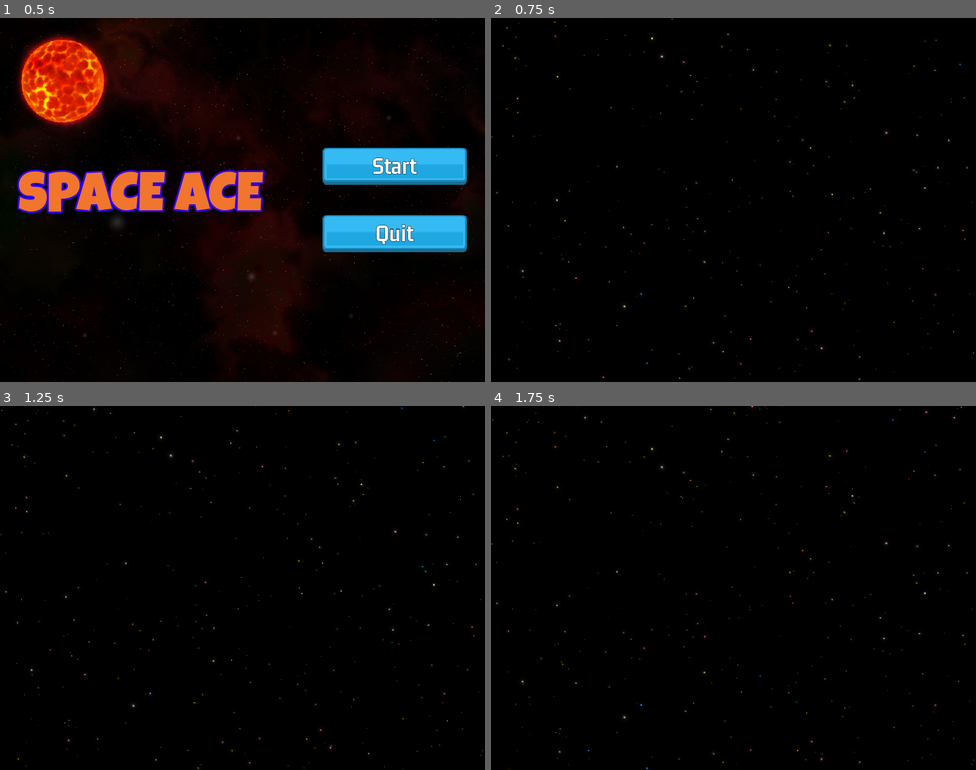
Above: before the commit, frames 1-4 (two rows, left to right).
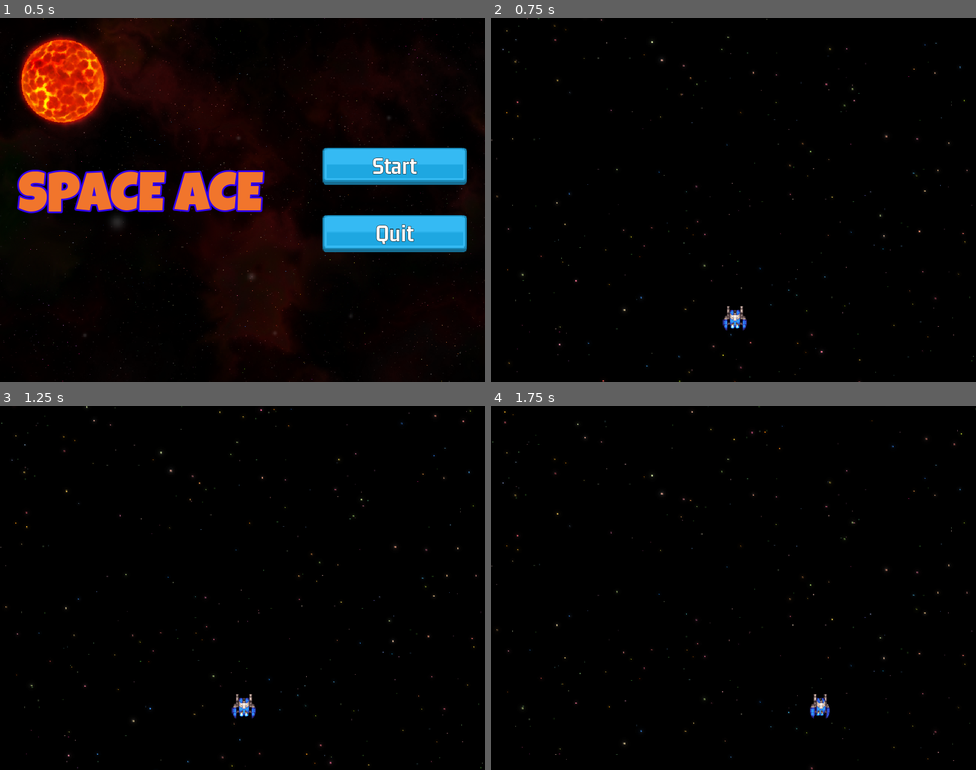
Above: after the commit, the same moments.

Repository: fj0lverkr/space-ace
Game: Godot game, scene res://scenes/main/main.tscn
Same seed, same stepped clock (60 frames per second), same inputs: the game is played once before the commit and once after it.
Inputs:
- Up to frame 1 (0.5 s): no input
- Up to frame 2 (0.75 s): click "Start" at 0.5 s
- Up to frame 3 (1.25 s): no input
- Up to frame 4 (1.75 s): hold D (right, bound only after the commit) from 1.28 s (still down)

Frame 1 is identical in both runs. In frame 2, 0.7% of the frame differs, in the area x 0-100%, y 0-100%; in frame 3, 0.8%; in frame 4, 0.8%.

Commit message:
player movement

Diff:
--- a/project.godot
+++ b/project.godot
@@ -40,6 +40,32 @@
 "events": [Object(InputEventKey,"resource_local_to_scene":false,"resource_name":"","device":-1,"window_id":0,"alt_press …(195 unchanged characters)…
 ]
 }
+up={
+"deadzone": 0.5,
+"events": [Object(InputEventKey,"resource_local_to_scene":false,"resource_name":"","device":-1,"window_id":0,"alt_pressed":false,"shift_pressed":false,"ctrl_pressed":false,"meta_pressed":false,"pressed":false,"keycode":0,"physical_keycode":87,"key_label":0,"unicode":122,"location":0,"echo":false,"script":null)
+]
+}
+down={
+"deadzone": 0.5,
+"events": [Object(InputEventKey,"resource_local_to_scene":false,"resource_name":"","device":-1,"window_id":0,"alt_pressed":false,"shift_pressed":false,"ctrl_pressed":false,"meta_pressed":false,"pressed":false,"keycode":0,"physical_keycode":83,"key_label":0,"unicode":115,"location":0,"echo":false,"script":null)
+]
+}
+left={
+"deadzone": 0.5,
+"events": [Object(InputEventKey,"resource_local_to_scene":false,"resource_name":"","device":-1,"window_id":0,"alt_pressed":false,"shift_pressed":false,"ctrl_pressed":false,"meta_pressed":false,"pressed":false,"keycode":0,"physical_keycode":65,"key_label":0,"unicode":113,"location":0,"echo":false,"script":null)
+]
+}
+right={
+"deadzone": 0.5,
+"events": [Object(InputEventKey,"resource_local_to_scene":false,"resource_name":"","device":-1,"window_id":0,"alt_pressed":false,"shift_pressed":false,"ctrl_pressed":false,"meta_pressed":false,"pressed":false,"keycode":0,"physical_keycode":68,"key_label":0,"unicode":100,"location":0,"echo":false,"script":null)
+]
+}
+shoot={
+"deadzone": 0.5,
+"events": [Object(InputEventMouseButton,"resource_local_to_scene":false,"resource_name":"","device":-1,"window_id":0,"alt_pressed":false,"shift_pressed":false,"ctrl_pressed":false,"meta_pressed":false,"button_mask":1,"position":Vector2(343, 10),"global_position":Vector2(352, 56),"factor":1.0,"button_index":1,"canceled":false,"pressed":true,"double_click":false,"script":null)
+, Object(InputEventKey,"resource_local_to_scene":false,"resource_name":"","device":-1,"window_id":0,"alt_pressed":false,"shift_pressed":false,"ctrl_pressed":false,"meta_pressed":false,"pressed":false,"keycode":0,"physical_keycode":32,"key_label":0,"unicode":32,"location":0,"echo":false,"script":null)
+]
+}
 
 [layer_names]
 
--- a/scenes/level/level.gd
+++ b/scenes/level/level.gd
@@ -17,7 +17,7 @@
 
 
 func _toggle_pauze(paused: bool) -> void:
-	Engine.time_scale = 1 if paused else 0
+	Engine.time_scale = 0 if paused else 1
 	if paused:
 		pause_overlay.show()
 	else:
--- a/scenes/level/level.tscn
+++ b/scenes/level/level.tscn
@@ -1,8 +1,9 @@
-[gd_scene load_steps=4 format=3 uid="uid://bv6eyxurfctkh"]
+[gd_scene load_steps=5 format=3 uid="uid://bv6eyxurfctkh"]
 
 [ext_resource type="Script" path="res://scenes/level/level.gd" id="1_mgefi"]
 [ext_resource type="PackedScene" uid="uid://bs8qampxx75ga" path="res://scenes/pause/pause.tscn" id="2_dk1hs"]
 [ext_resource type="PackedScene" uid="uid://dvgekg7u15jhr" path="res://scenes/level_bg/level_bg.tscn" id="3_3ioev"]
+[ext_resource type="PackedScene" uid="uid://6uyq43b3x314" path="res://scenes/player/player.tscn" id="4_ney5u"]
 
 [node name="Level" type="Node2D"]
 script = ExtResource("1_mgefi")
@@ -10,4 +11,7 @@
 [node name="Pause" parent="." instance=ExtResource("2_dk1hs")]
 visible = false
 
-[node name="LevelBg" parent="Pause" instance=ExtResource("3_3ioev")]
+[node name="LevelBg" parent="." instance=ExtResource("3_3ioev")]
+
+[node name="Player" parent="." instance=ExtResource("4_ney5u")]
+position = Vector2(322, 396)
--- a/scenes/level_bg/level_bg.gd
+++ b/scenes/level_bg/level_bg.gd
@@ -1,6 +1,6 @@
 extends ParallaxBackground
 
-@export var scroll_speed: float = 25.0
+@export var scroll_speed: float = 50.0
 
 
 func _process(delta: float) -> void:
--- /dev/null
+++ b/scenes/player/player.gd
@@ -0,0 +1,39 @@
+class_name Player
+extends Area2D
+
+const MARGINF: float = 20.0
+const MARGIN: Vector2 = Vector2(MARGINF, MARGINF)
+
+@export var speed: float = 250.0
+
+@onready var sprite: Sprite2D = $Sprite2D
+@onready var animation_player: AnimationPlayer = $AnimationPlayer
+
+var _bounds: Rect2
+
+
+func _ready() -> void:
+	_bounds = get_viewport_rect()
+	_bounds.position += MARGIN
+	_bounds.end -= MARGIN * 2
+
+
+func _process(delta: float) -> void:
+	var move_vector: Vector2 = _process_movement()
+	var new_pos: Vector2 = global_position + move_vector * delta * speed
+	global_position = new_pos.clamp(_bounds.position, _bounds.end)
+
+
+func _process_movement() -> Vector2:
+	var v: Vector2 = Vector2(
+		Input.get_axis("left", "right"),
+		Input.get_axis("up", "down")
+	)
+
+	if v.x != 0:
+		animation_player.play("turn")
+		sprite.flip_h = v.x > 0
+	else:
+		animation_player.play("fly")
+
+	return v.normalized()
--- /dev/null
+++ b/scenes/player/player.tscn
@@ -0,0 +1,84 @@
+[gd_scene load_steps=8 format=3 uid="uid://6uyq43b3x314"]
+
+[ext_resource type="Texture2D" uid="uid://c3s2ribqrl4d2" path="res://assets/ships/ships_human_1.png" id="1_28yoo"]
+[ext_resource type="Script" path="res://scenes/player/player.gd" id="1_becm4"]
+
+[sub_resource type="CircleShape2D" id="CircleShape2D_genel"]
+radius = 15.0333
+
+[sub_resource type="Animation" id="Animation_cs1pw"]
+resource_name = "fly"
+length = 0.2
+loop_mode = 1
+step = 0.1
+tracks/0/type = "value"
+tracks/0/imported = false
+tracks/0/enabled = true
+tracks/0/path = NodePath("Sprite2D:frame")
+tracks/0/interp = 1
+tracks/0/loop_wrap = true
+tracks/0/keys = {
+"times": PackedFloat32Array(0.0333333, 0.1),
+"transitions": PackedFloat32Array(1, 1),
+"update": 1,
+"values": [0, 1]
+}
+
+[sub_resource type="Animation" id="Animation_is03x"]
+length = 0.001
+tracks/0/type = "value"
+tracks/0/imported = false
+tracks/0/enabled = true
+tracks/0/path = NodePath("Sprite2D:frame")
+tracks/0/interp = 1
+tracks/0/loop_wrap = true
+tracks/0/keys = {
+"times": PackedFloat32Array(0),
+"transitions": PackedFloat32Array(1),
+"update": 1,
+"values": [1]
+}
+
+[sub_resource type="Animation" id="Animation_3lunt"]
+resource_name = "turn"
+length = 0.2
+loop_mode = 1
+step = 0.1
+tracks/0/type = "value"
+tracks/0/imported = false
+tracks/0/enabled = true
+tracks/0/path = NodePath("Sprite2D:frame")
+tracks/0/interp = 1
+tracks/0/loop_wrap = true
+tracks/0/keys = {
+"times": PackedFloat32Array(0, 0.1),
+"transitions": PackedFloat32Array(1, 1),
+"update": 1,
+"values": [2, 3]
+}
+
+[sub_resource type="AnimationLibrary" id="AnimationLibrary_m3u83"]
+_data = {
+"RESET": SubResource("Animation_is03x"),
+"fly": SubResource("Animation_cs1pw"),
+"turn": SubResource("Animation_3lunt")
+}
+
+[node name="Player" type="Area2D"]
+collision_mask = 90
+script = ExtResource("1_becm4")
+
+[node name="Sprite2D" type="Sprite2D" parent="."]
+texture = ExtResource("1_28yoo")
+hframes = 4
+frame = 1
+
+[node name="CollisionShape2D" type="CollisionShape2D" parent="."]
+position = Vector2(0, 4)
+shape = SubResource("CircleShape2D_genel")
+
+[node name="AnimationPlayer" type="AnimationPlayer" parent="."]
+libraries = {
+"": SubResource("AnimationLibrary_m3u83")
+}
+autoplay = "fly"
